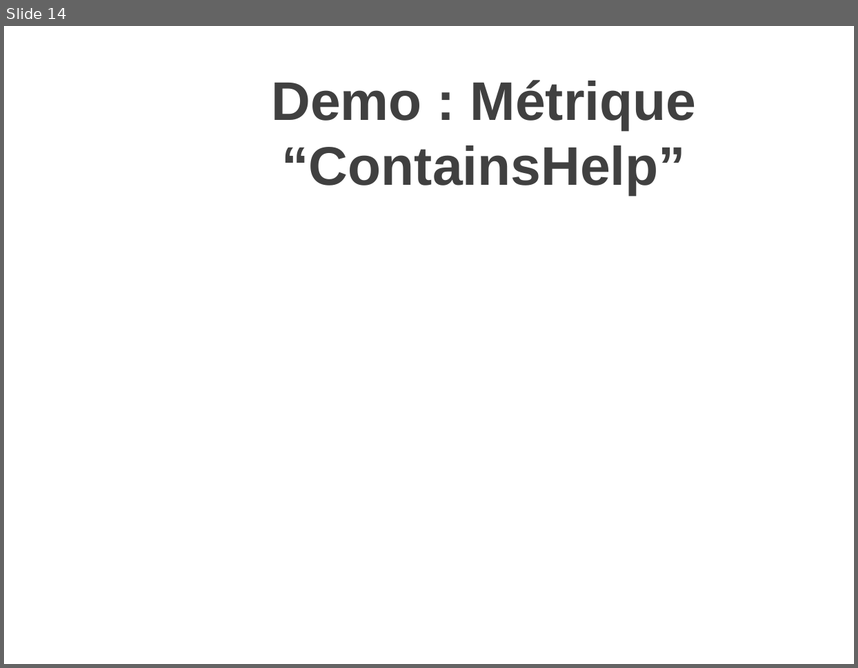
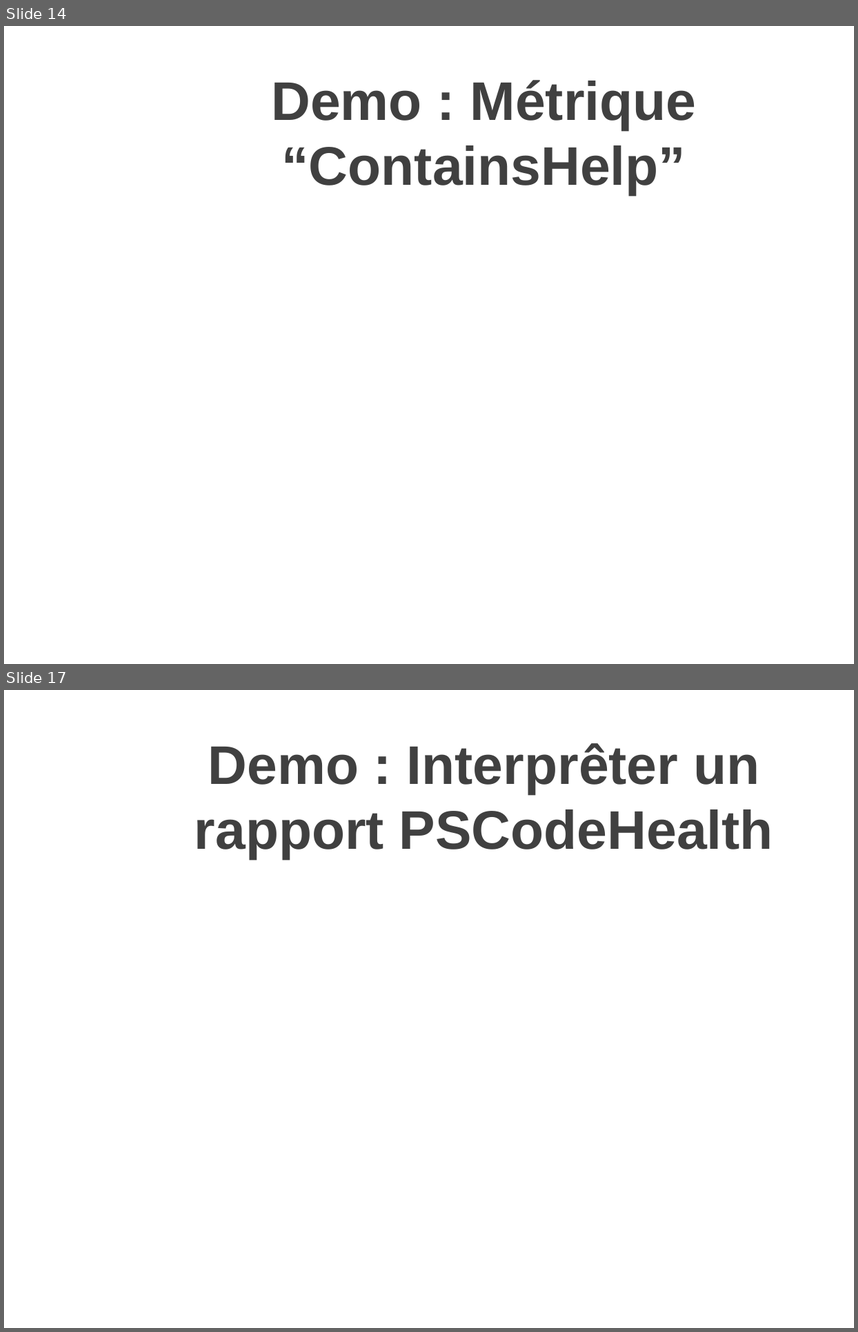
Before and after one commit to MathieuBuisson/FrPSUG-PSCodeHealth, a slide deck: Qualite de code et PSCodeHealth.pptx. Shown one above the other, each under a label of ours: slide 14 before the commit, slides 14 and 17 after it; the slides between them are not shown. The pictures are 858x668 and 858x1332 pixels, drawn with LibreOffice and Linux fonts; fonts in the diff are those of the drawing; background and template pictures are left out. Boxes give left, top, right and bottom in pixels: in the first picture for what was removed or moved away, otherwise in the second. Text is boxed around its words. In the diff, an @@ line names an element or a change of style, - is before the commit and + after.

```diff
--- a/Qualite de code et PSCodeHealth.pptx
+++ b/Qualite de code et PSCodeHealth.pptx
@@ slide 17 added at (4, 690, 854, 1328), background picture (left out) @@
@@ title added at (194, 743, 773, 859), 46 pt, text gradient #000000 to #404040 to #212745, bold @@
+Demo : Interprêter un rapport PSCodeHealth
```
Also in this commit, not shown: 2 other slides added, 1 other file.
